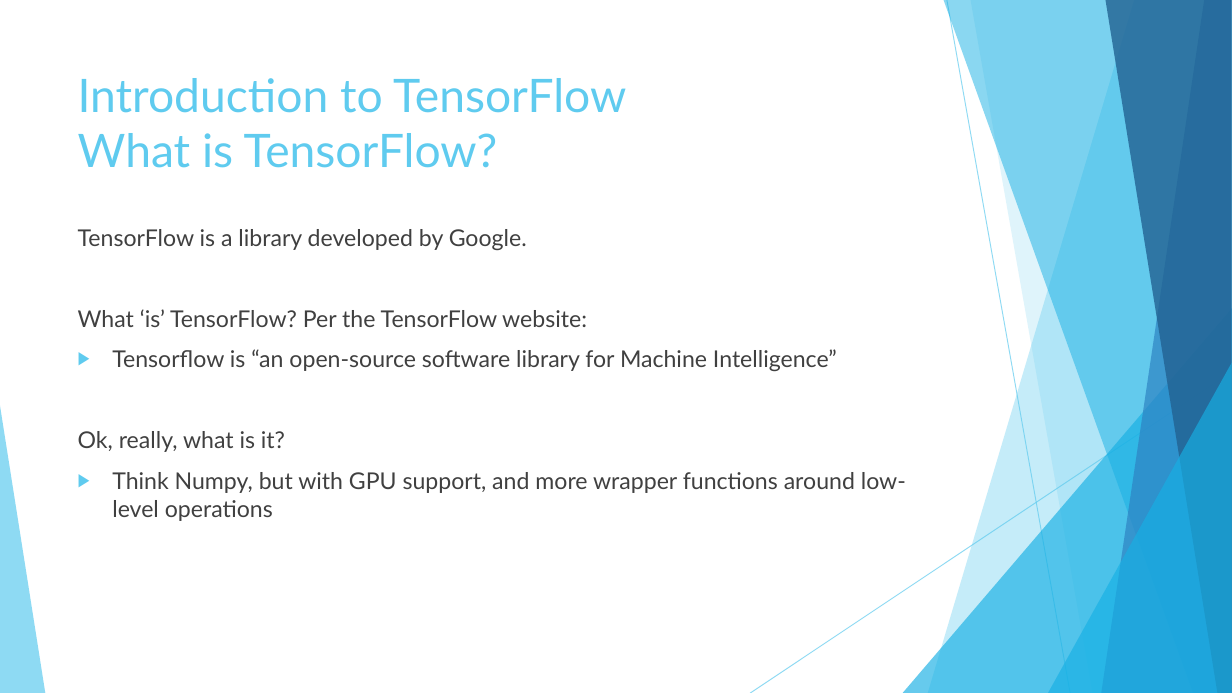
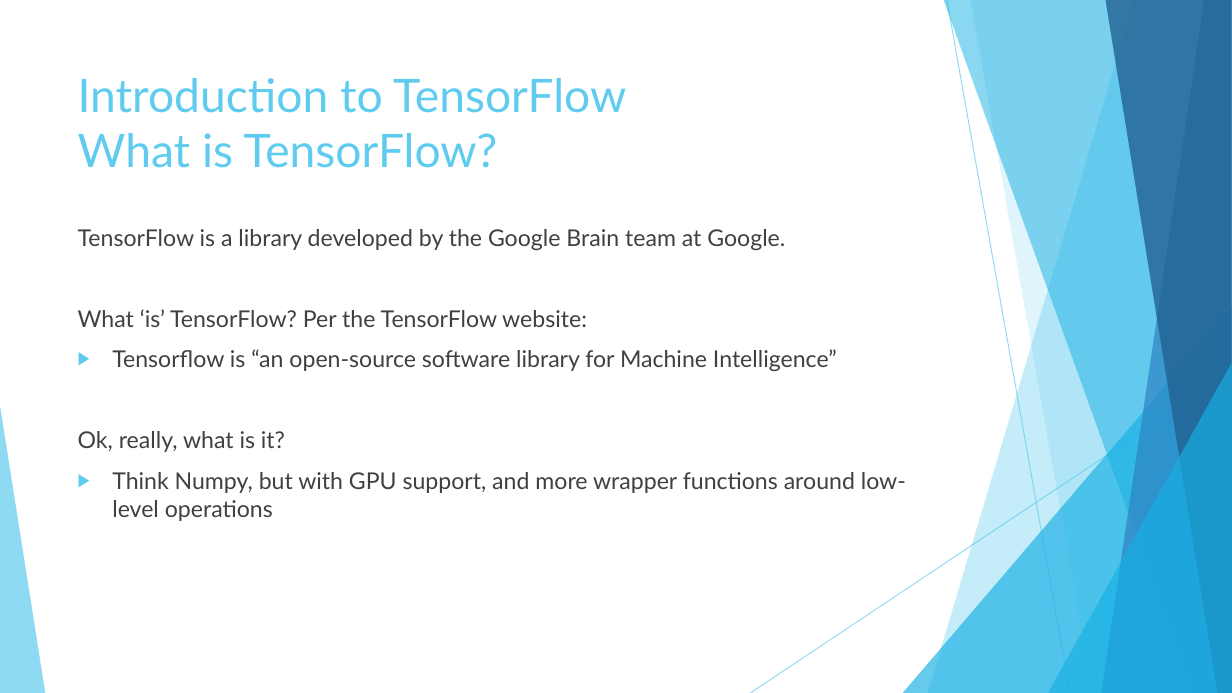
Before and after one commit to Calvinxc1/TensorFlow_Presentation, a slide deck: slide 6 of Intro to TensorFlow.pptx. Drawn at 1232x693 pixels with LibreOffice and Linux fonts; fonts in the diff are those of the drawing. Boxes give left, top, right and bottom in pixels: in the first picture for what was removed or moved away, otherwise in the second. Text is boxed around its words. In the diff, an @@ line names an element or a change of style, - is before the commit and + after.

```diff
--- a/Intro to TensorFlow.pptx
+++ b/Intro to TensorFlow.pptx
@@ text at box(78, 229, 785, 250): text changed @@
-TensorFlow is a library developed by Google.
+TensorFlow is a library developed by the Google Brain team at Google.
```
Also in this commit, not shown: 8 other slides changed, 1 other file.
